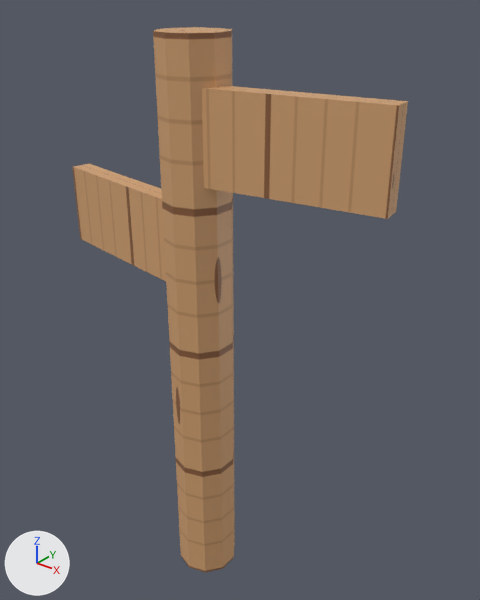
The glTF model godot_demo/assets/Signpost.glb as it was, and as the next commit left it.
The view is the same before and after, from a 50 mm camera at (-14.585, 0.883, 1.494) aimed at (-15.5, 2.026, 0.785). The lights are fixed; the arrows at lower left show +X, +Y and +Z. The older version comes first. Vertices at exactly the same position are counted once.

Names of what the first picture shows: 'Signpost'.
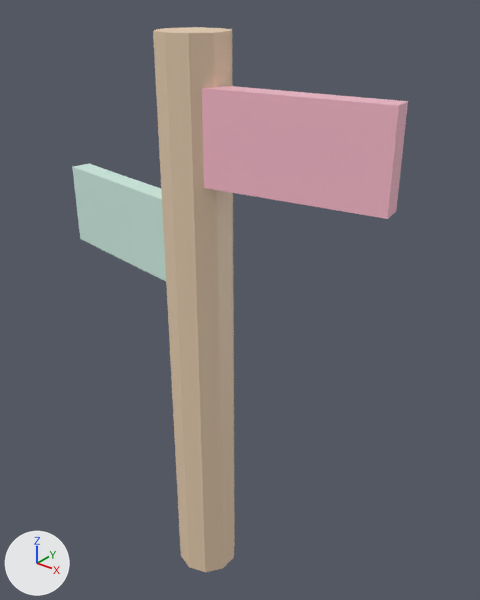
The newer file is also turned or shifted as a whole; pictures and numbers use the older file's frame.

The change, as a diff of the scene's bpy script:
```diff
--- a/godot_demo/assets/Signpost.glb.py
+++ b/godot_demo/assets/Signpost.glb.py
@@ mat_m_mintpastel @@
+mat_m_mintpastel = principled_material('M_MintPastel')
+mat_m_mintpastel.base_color = (0.659, 0.902, 0.812)  # pale green #d4f4e9
+mat_m_mintpastel.roughness = 0.3
@@ mat_m_pinkpastel @@
+mat_m_pinkpastel = principled_material('M_PinkPastel')
+mat_m_pinkpastel.base_color = (1.0, 0.522, 0.635)  # pink #ffbfd1
+mat_m_pinkpastel.roughness = 0.3
@@ mat_m_woodoak @@
+mat_m_woodoak = principled_material('M_WoodOak')
+mat_m_woodoak.base_color = (0.831, 0.639, 0.451)  # beige #ebd1b3
@@ me_cylinder_041 @@
 me_cylinder_041.from_pydata(...)  # 36 vertices, 60 faces; spans x -0.451..0.451, y -0.08..0.08, z -0.7..0.7
 # used by ob_signpost; location = (-15.547, 1.936, 0.7)
+# me_cylinder_041 part 1: all 10 faces centred in x -0.076..0.076, y -0.075..0.075, z -0.233 switch from mat_m_texwood (picture img_village_wood_tex) to mat_m_woodoak (beige #ebd1b3)
+# me_cylinder_041 part 2: all 10 faces centred in x -0.076..0.076, y -0.075..0.075, z 0.233 switch from mat_m_texwood (picture img_village_wood_tex) to mat_m_woodoak (beige #ebd1b3)
+# me_cylinder_041 part 3: all 8 faces centred in x -0.066..0.066, y -0.07..0.056, z 0.7 switch from mat_m_texwood (picture img_village_wood_tex) to mat_m_woodoak (beige #ebd1b3)
+# me_cylinder_041 part 4: all 12 faces centred in x -0.048..0.448, y -0.046..0.046, z 0.4..0.6 switch from mat_m_texwood (picture img_village_wood_tex) to mat_m_pinkpastel (pink #ffbfd1)
+# me_cylinder_041 part 5: all 10 faces centred in x -0.448..-0.114, y -0.037..0.046, z 0.15..0.35 switch from mat_m_texwood (picture img_village_wood_tex) to mat_m_mintpastel (pale green #d4f4e9)
```

Pixel boxes (x1, y1, x2, y2) of what changed, in the pictures (480 x 600 px):
part 1 of me_cylinder_041, recoloured (brown to beige)
    both: (153, 37, 235, 572)
part 2 of me_cylinder_041, recoloured (brown to beige)
    both: (153, 30, 235, 567)
part 3 of me_cylinder_041, recoloured (brown to beige)
    both: (154, 27, 232, 33)
part 4 of me_cylinder_041, recoloured (brown to pink)
    both: (202, 86, 408, 219)
part 5 of me_cylinder_041, recoloured (brown to pale green)
    both: (72, 164, 166, 281)
